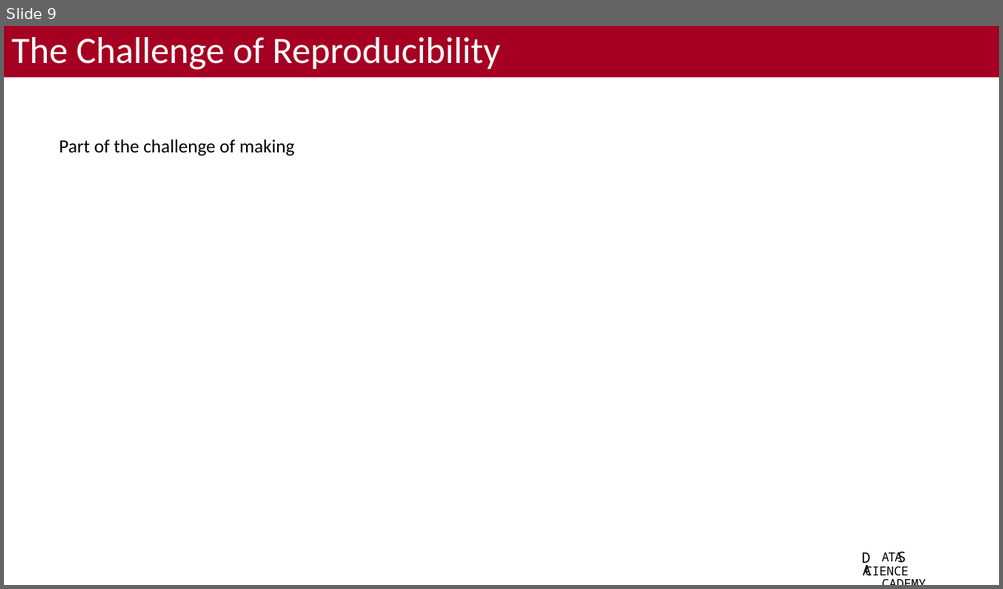
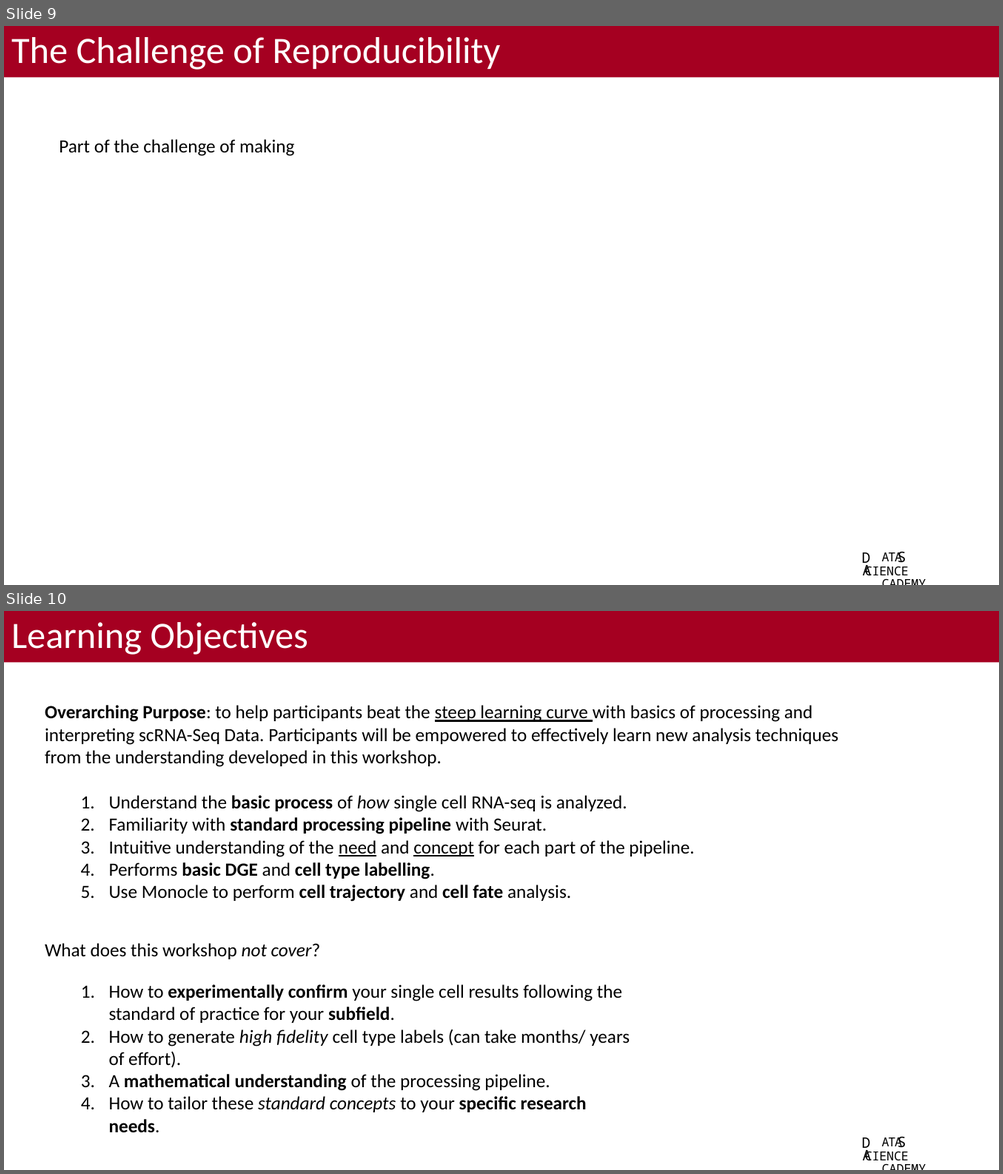
Before and after one commit to bacorli2/scrna_workshop, a slide deck: M7_Summary/M7_Best_Practices.pptx. Shown one above the other, each under a label of ours: slide 9 before the commit, slides 9 and 10 after it. The pictures are 1003x589 and 1003x1174 pixels, drawn with LibreOffice and Linux fonts; fonts in the diff are those of the drawing; background and template pictures are left out. Boxes give left, top, right and bottom in pixels: in the first picture for what was removed or moved away, otherwise in the second. Text is boxed around its words. In the diff, an @@ line names an element or a change of style, - is before the commit and + after.

Commit message:
Updates M0 and M7.

```diff
--- a/M7_Summary/M7_Best_Practices.pptx
+++ b/M7_Summary/M7_Best_Practices.pptx
@@ slide 10 added at [4, 611, 999, 1170], background #FFFFFF; not listed: 4 template elements that a slide beside it also shows @@
@@ title added at [4, 611, 999, 663], fill #A50021, 36 pt, text #FFFFFF @@
+Learning Objectives
@@ text added at [45, 705, 838, 767], 18 pt, text #000000 @@
+Overarching Purpose: to help participants beat the steep learning curve with basics of processing and interpreting scRNA-Seq Data. Participants will be empowered to effectively learn new analysis techniques from the understanding developed in this workshop.
@@ text added at [109, 795, 694, 902], 18 pt, text #000000 @@
+1. Understand the basic process of how single cell RNA-seq is analyzed.
+2. Familiarity with standard processing pipeline with Seurat.
+3. Intuitive understanding of the need and concept for each part of the pipeline.
+4. Performs basic DGE and cell type labelling.
+5. Use Monocle to perform cell trajectory and cell fate analysis.
@@ text added at [45, 943, 321, 960], 18 pt, text #000000 @@
+What does this workshop not cover?
@@ text added at [109, 985, 629, 1133], 18 pt, text #000000 @@
+1. How to experimentally confirm your single cell results following the standard of practice for your subfield.
+2. How to generate high fidelity cell type labels (can take months/ years of effort).
+3. A mathematical understanding of the processing pipeline.
+4. How to tailor these standard concepts to your specific research needs.
```
Also in this commit, not shown: 1 other slide added.
